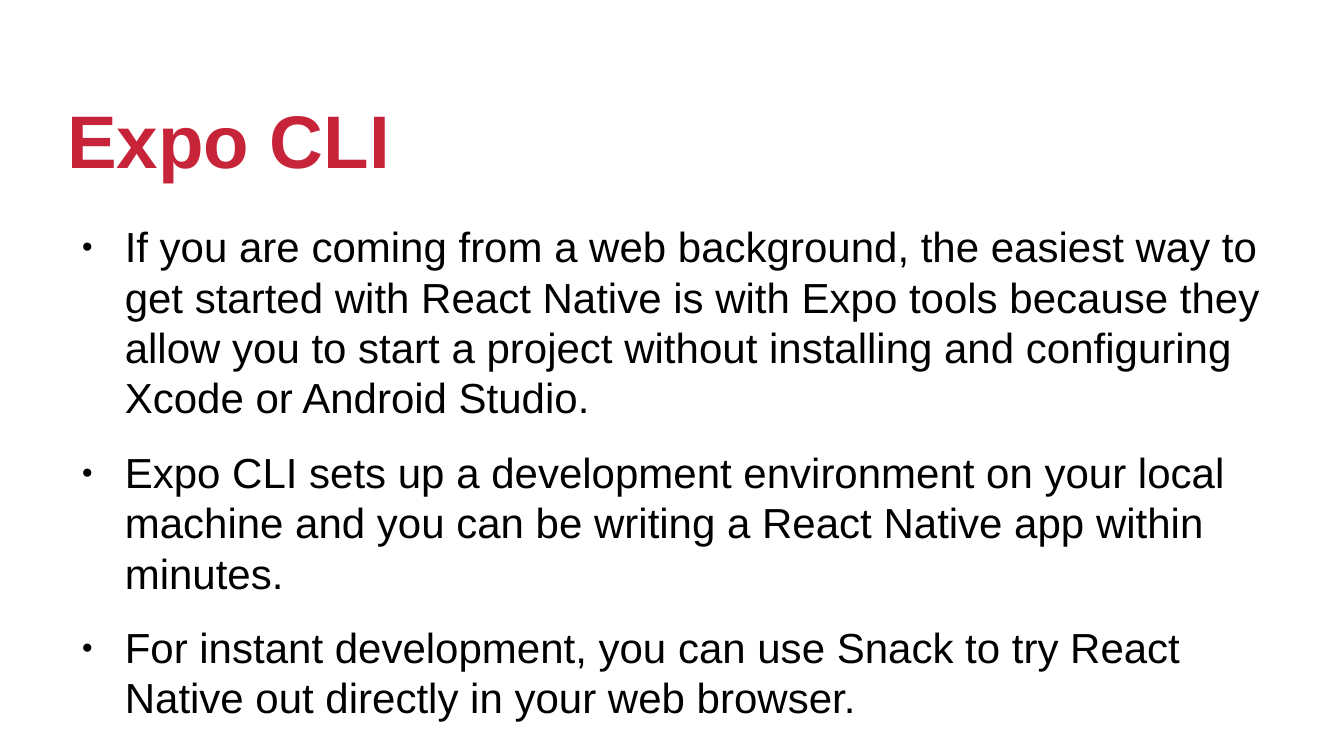
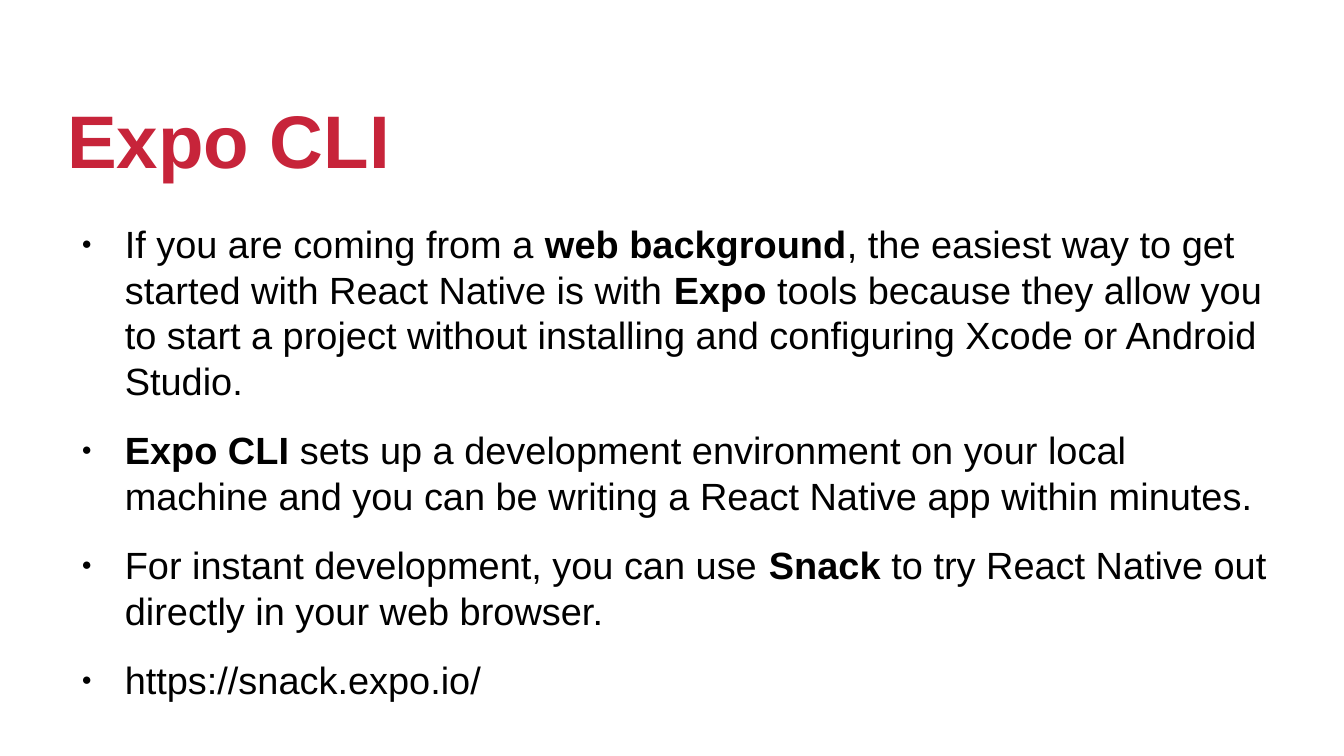
Before and after one commit to johnmagt/PIDM-2019_2, a slide deck: slide 4 of SLIDES/aula01.odp. Drawn at 1344x756 pixels with LibreOffice and Linux fonts; fonts in the diff are those of the drawing; background and template pictures are left out. Boxes give left, top, right and bottom in pixels: in the first picture for what was removed or moved away, otherwise in the second. Text is boxed around its words. In the diff, an @@ line names an element or a change of style, - is before the commit and + after.

```diff
--- a/SLIDES/aula01.odp
+++ b/SLIDES/aula01.odp
@@ text at box(125, 230, 1267, 632): paragraph added @@
+● https://snack.expo.io/
@@ text at box(125, 230, 1267, 632): size 24.8 to 22.4 pt; bold on in "web background, Expo", "Expo CLI", "Snack" @@
```
Also in this commit, not shown: 2 other slides changed, 31 other files.
